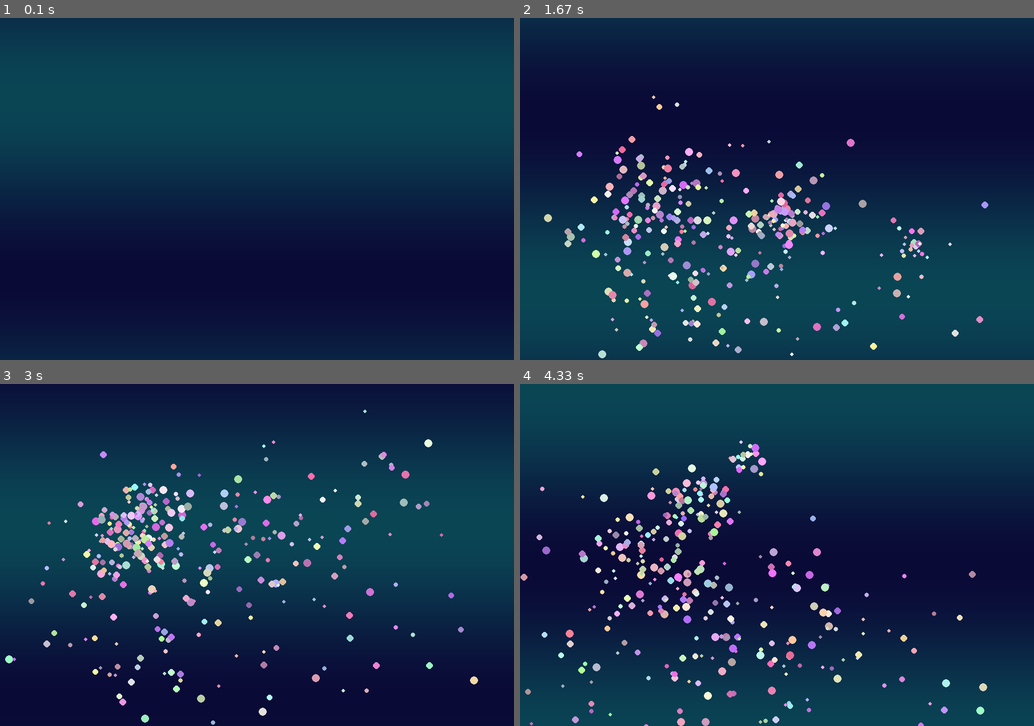
Above: before the commit, frames 1-4 (two rows, left to right).
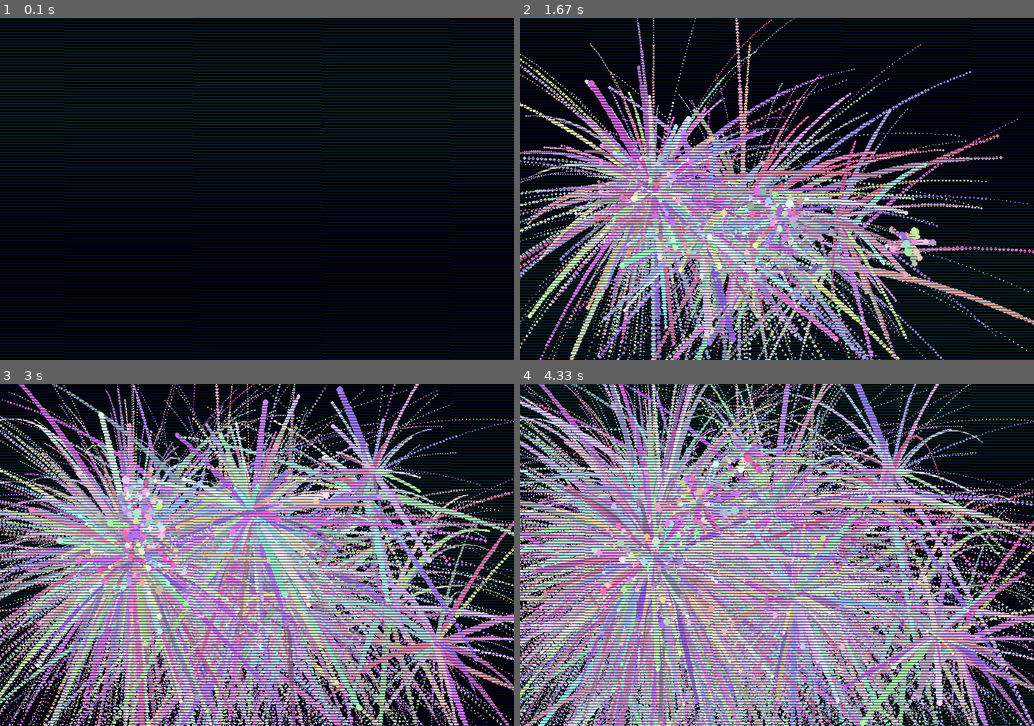
Above: after the commit, the same moments.

Repository: 20260184-commits/my-game
Game: pygame game, started from my-first-game.py
The game is run twice, just before and just after one commit, with the same random seed, the same clock (stepped at 60 frames per second) and the same inputs.
Inputs (mouse positions are in pixels of both pictures, inside the frame that each line leads up to):
- Up to frame 1 (0.1 s): no input
- Up to frame 2 (1.67 s): press the mouse at (653, 192) at 0.37 s; move the mouse to (741, 230) at 0.47 s; release the mouse at (828, 264) at 0.6 s; press the mouse at (653, 192) at 0.7 s; move the mouse to (746, 206) at 0.8 s; release the mouse at (838, 219) at 0.93 s; press the mouse at (653, 192) at 1.03 s; move the mouse to (705, 233) at 1.13 s; release the mouse at (751, 277) at 1.27 s; press the mouse at (653, 192) at 1.37 s; move the mouse to (782, 216) at 1.47 s; release the mouse at (910, 243) at 1.6 s
- Up to frame 3 (3 s): press the mouse at (133, 558) at 1.7 s; move the mouse to (282, 602) at 1.8 s; release the mouse at (436, 643) at 1.93 s; press the mouse at (133, 558) at 2.03 s; move the mouse to (251, 527) at 2.13 s; release the mouse at (364, 493) at 2.27 s; press the mouse at (133, 558) at 2.37 s; move the mouse to (251, 513) at 2.47 s; release the mouse at (375, 472) at 2.6 s; press the mouse at (133, 558) at 2.7 s; move the mouse to (138, 527) at 2.8 s; release the mouse at (143, 493) at 2.93 s
- Up to frame 4 (4.33 s): press the mouse at (653, 558) at 3.03 s; move the mouse to (638, 619) at 3.13 s; release the mouse at (622, 681) at 3.27 s; press the mouse at (653, 558) at 3.37 s; move the mouse to (663, 568) at 3.47 s; release the mouse at (674, 582) at 3.6 s; press the mouse at (653, 558) at 3.7 s; move the mouse to (792, 596) at 3.8 s; release the mouse at (936, 637) at 3.93 s; press the mouse at (653, 558) at 4.03 s; move the mouse to (699, 503) at 4.13 s; release the mouse at (746, 452) at 4.27 s

The runs differ from the first frame. In frame 1, 80% of the frame differs, in the area x 0-100%, y 0-100%; in frame 2, 81%; in frame 3, 81%; in frame 4, 81%.

Commit message:
이펙트가 더 많이 나오도록 수정함, 이펙트가 사라지지 않는 문제가 있음

Diff:
--- a/my-first-game.py
+++ b/my-first-game.py
@@ -17,53 +17,56 @@
         self.x = x
         self.y = y
 
+        # 더 넓은 각도와 속도 범위를 주어 파티클이 사방으로 퍼지게 함
         angle = random.uniform(0, math.pi * 2)
-        speed = random.uniform(1, 6)
+        speed = random.uniform(1, 8)
 
         self.vx = math.cos(angle) * speed
         self.vy = math.sin(angle) * speed
 
-        self.life = random.randint(40, 80)
+        # 수명을 조금 더 길게 설정하여 화면에 오래 머물게 함
+        self.life = random.randint(60, 120)
         self.size = random.randint(3, 7)
 
         self.color = (
-            random.randint(150,255),
-            random.randint(100,255),
-            random.randint(150,255)
+            random.randint(150, 255),
+            random.randint(100, 255),
+            random.randint(150, 255)
         )
 
     def update(self):
         self.x += self.vx
         self.y += self.vy
 
-        self.vy += 0.08
+        # 중력 효과를 아주 살짝 줄여서 더 높이 솟구치게 함
+        self.vy += 0.05
         self.life -= 1
 
     def draw(self, surf):
         if self.life > 0:
+            # 투명도 효과를 위해 파티클이 죽어갈수록 작아지게 만듦
+            current_size = max(1, int(self.size * (self.life / 100)))
             pygame.draw.circle(
                 surf,
                 self.color,
                 (int(self.x), int(self.y)),
-                self.size
+                current_size
             )
 
     def alive(self):
         return self.life > 0
 
-
 def draw_background(surface, t):
-    for y in range(HEIGHT):
+    # 배경 그리기 속도를 개선하기 위해 루프를 조금 더 효율적으로 (생략 가능)
+    for y in range(0, HEIGHT, 5): # 5픽셀 간격으로 그리면 성능이 좋아집니다
         c = int(40 + 30 * math.sin(y * 0.01 + t))
         color = (10, c, 50 + c//2)
-        pygame.draw.line(surface, color, (0, y), (WIDTH, y))
-
+        pygame.draw.line(surface, color, (0, y), (WIDTH, y+4))
 
 running = True
 time = 0
 
 while running:
-
     for event in pygame.event.get():
         if event.type == pygame.QUIT:
             running = False
@@ -71,18 +74,19 @@
     mouse = pygame.mouse.get_pos()
     buttons = pygame.mouse.get_pressed()
 
+    # [핵심 수정] 마우스 클릭 시 생성되는 파티클 개수를 8개에서 15개로 증가
     if buttons[0]:
-        for _ in range(8):
+        for _ in range(15):
             particles.append(Particle(mouse[0], mouse[1]))
 
     time += 0.03
-
     draw_background(screen, time)
 
     for p in particles:
         p.update()
         p.draw(screen)
 
+    # 리스트 컴프리헨션을 사용하여 죽은 파티클 정리
     particles = [p for p in particles if p.alive()]
 
     pygame.display.flip()
